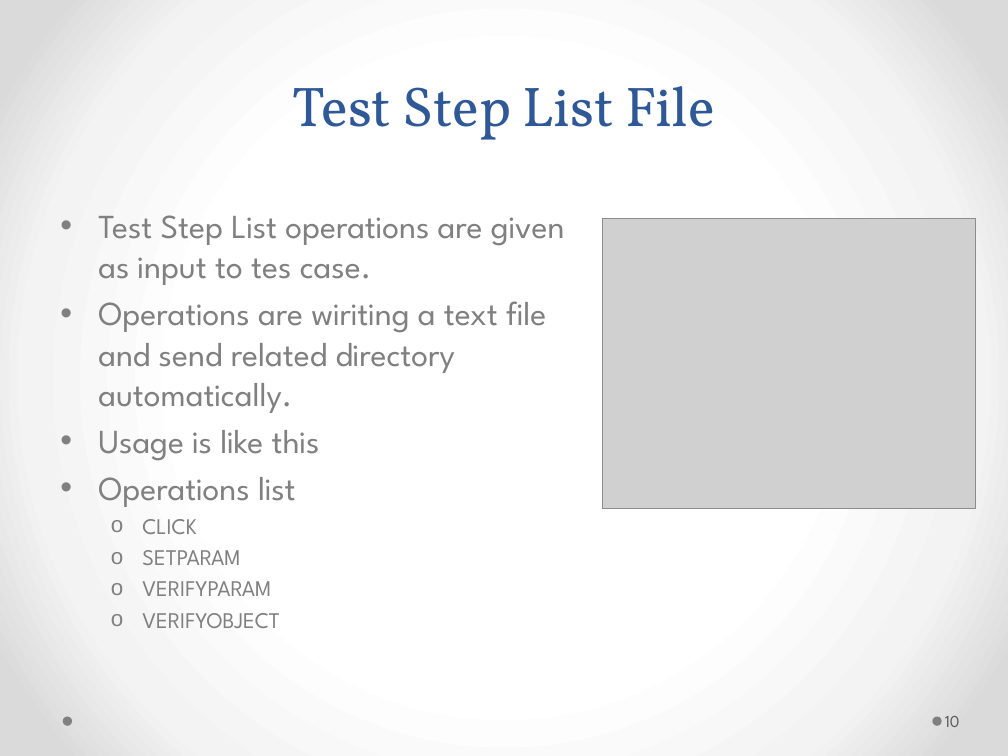
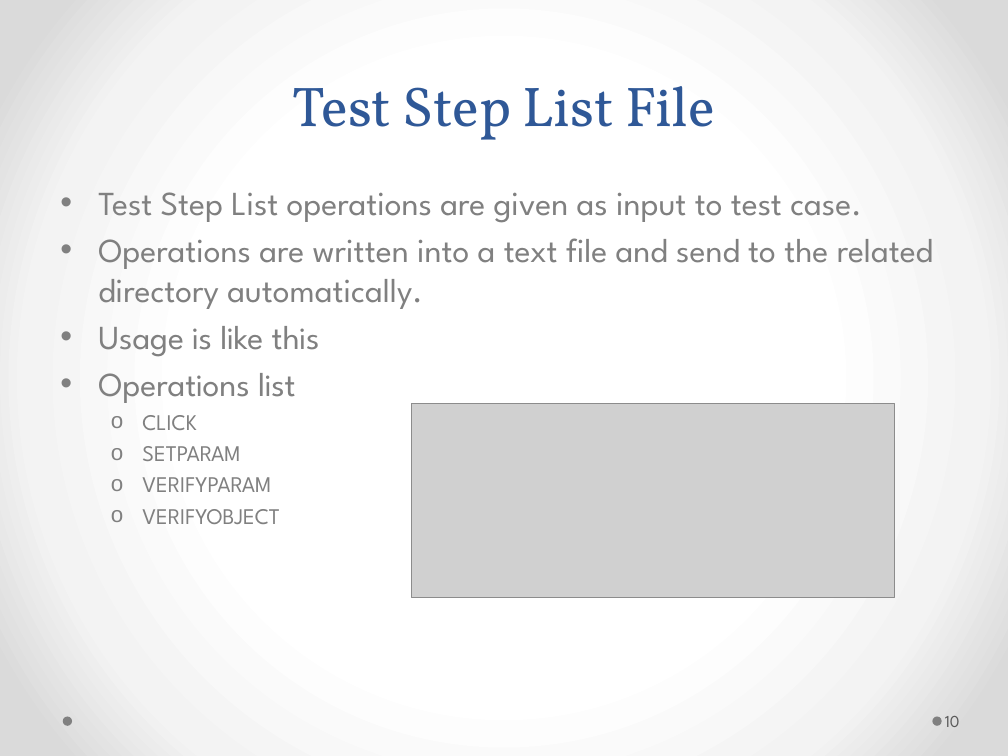
Before and after one commit to genehas/CENG552-SwTesting, a slide deck: slide 10 of jarFolder/CENG552PresentationBurcuGökçe.pptx. Drawn at 1008x756 pixels with LibreOffice and Linux fonts; fonts in the diff are those of the drawing; grey boxes stand for pictures. Boxes give left, top, right and bottom in pixels: in the first picture for what was removed or moved away, otherwise in the second. Text is boxed around its words. In the diff, an @@ line names an element or a change of style, - is before the commit and + after.

```diff
--- a/jarFolder/CENG552PresentationBurcuGökçe.pptx
+++ b/jarFolder/CENG552PresentationBurcuGökçe.pptx
@@ text "Test Step List operations are ...": place and size @@
-text "Test Step List operations are ..." at bbox=[98, 215, 565, 628]
+text "Test Step List operations are ..." at bbox=[98, 192, 933, 524]
@@ text at bbox=[98, 192, 933, 309]: text changed @@
-• Test Step List operations are given as input to tes case.
-• Operations are wiriting a text file and send related directory automatically.
+• Test Step List operations are given as input to test case.
+• Operations are written into a text file and send to the related directory automatically.
@@ picture removed at bbox=[603, 219, 976, 509] @@
@@ picture added at bbox=[411, 403, 894, 598] @@
```
Also in this commit, not shown: 12 other slides changed.
